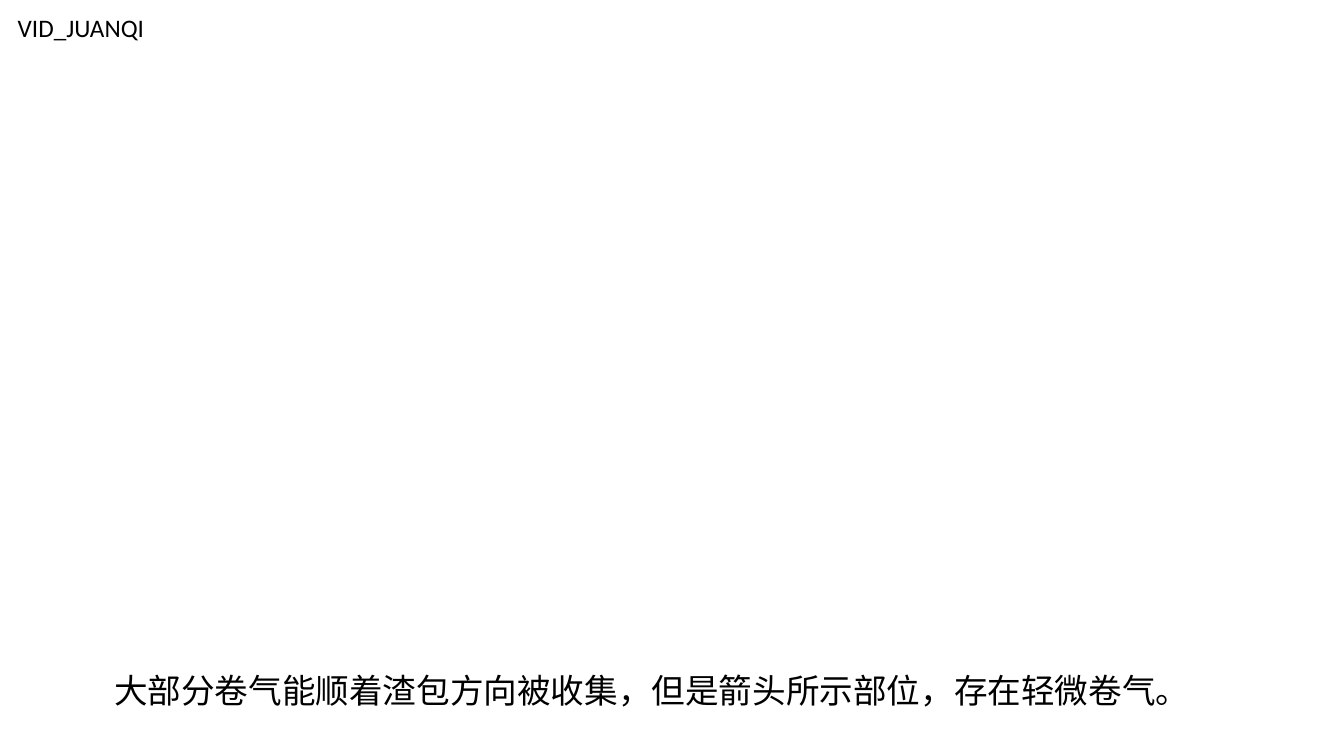
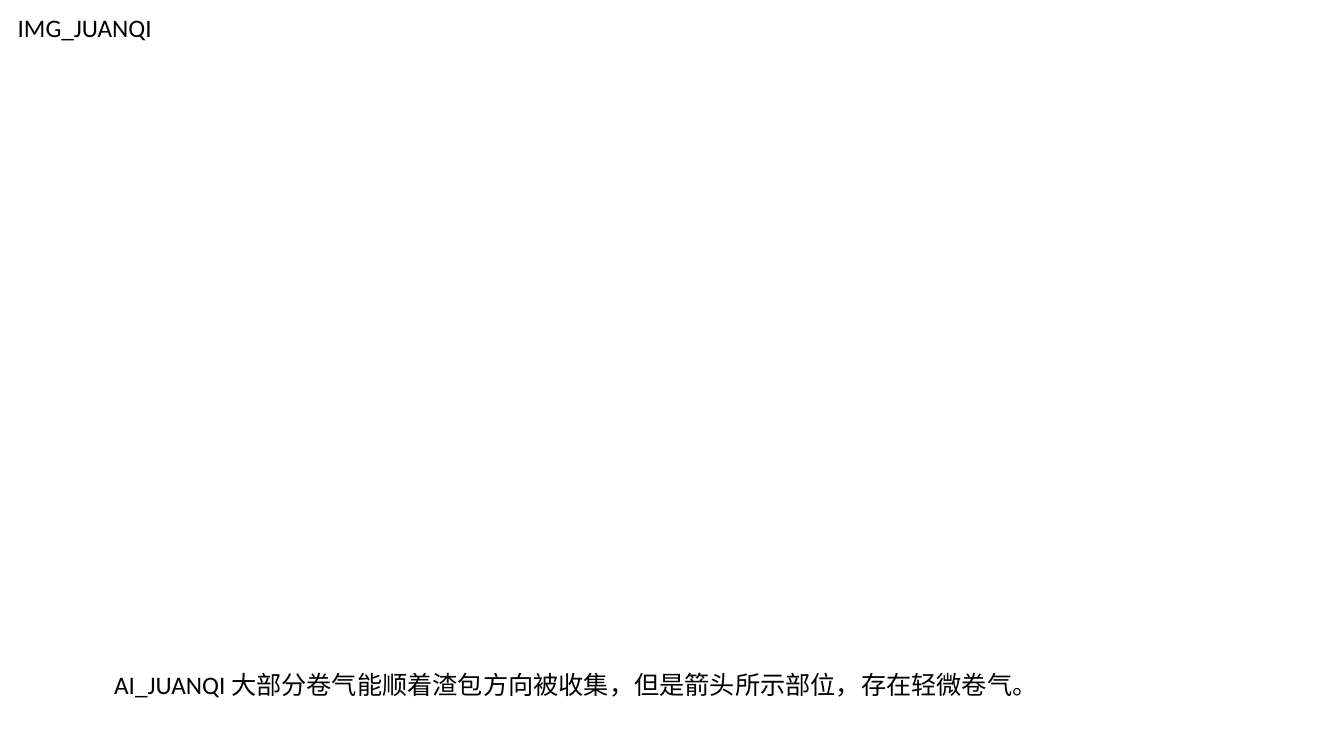
Before and after one commit to caomaowu/-----, a slide deck: slide 8 of 自动化模板4.pptx. Drawn at 1344x756 pixels with LibreOffice and Linux fonts; fonts in the diff are those of the drawing. Boxes give left, top, right and bottom in pixels: in the first picture for what was removed or moved away, otherwise in the second. Text is boxed around its words. In the diff, an @@ line names an element or a change of style, - is before the commit and + after.

```diff
--- a/自动化模板4.pptx
+++ b/自动化模板4.pptx
@@ text at bbox=[18, 20, 152, 41]: text changed @@
-VID_JUANQI
+IMG_JUANQI
@@ text at bbox=[114, 672, 1037, 698]: text changed; size 24 to 18 pt @@
-大部分卷气能顺着渣包方向被收集，但是箭头所示部位，存在轻微卷气。
+AI_JUANQI 大部分卷气能顺着渣包方向被收集，但是箭头所示部位，存在轻微卷气。
```
Also in this commit, not shown: 1 other slide changed, 8 other files.
